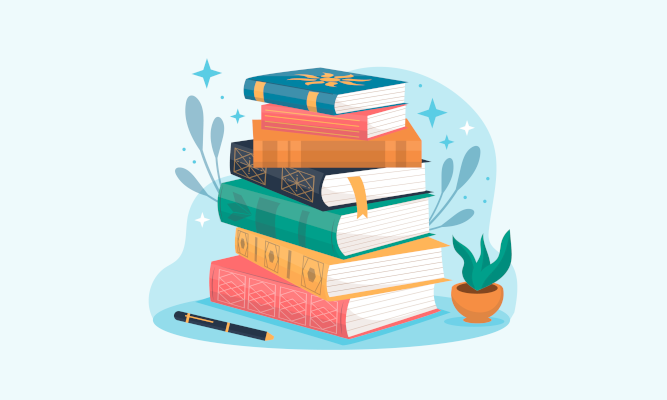
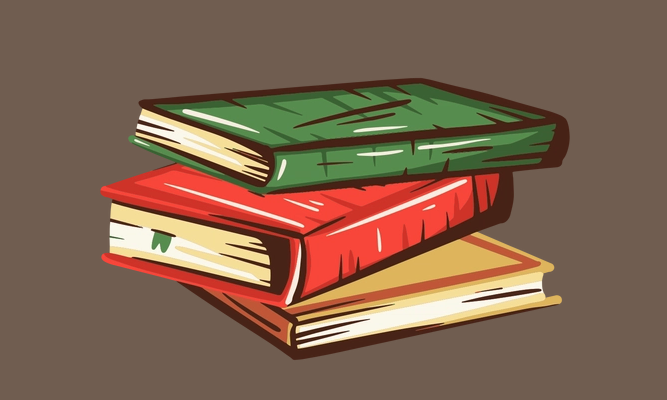
Layered file, before and after one edit (667x400). Changes by layer:
added layer "Pasted Layer #1" above "Pasted Layer" over [left=98, top=75, right=572, bottom=363]
hid "Pasted Layer" over [left=125, top=0, right=541, bottom=400]
added layer "Layer #2" above "Layer #1" over [left=0, top=0, right=667, bottom=400]
hid "Layer #1" over [left=0, top=0, right=667, bottom=400]